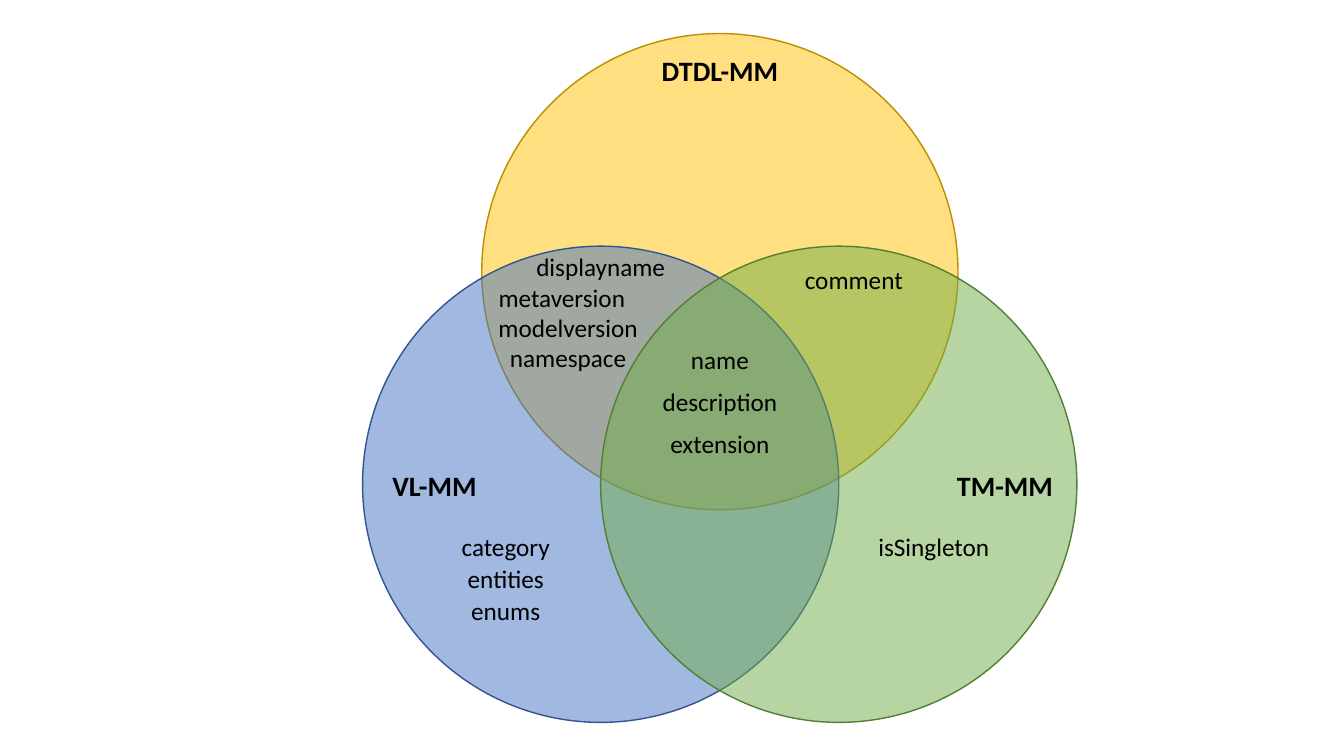
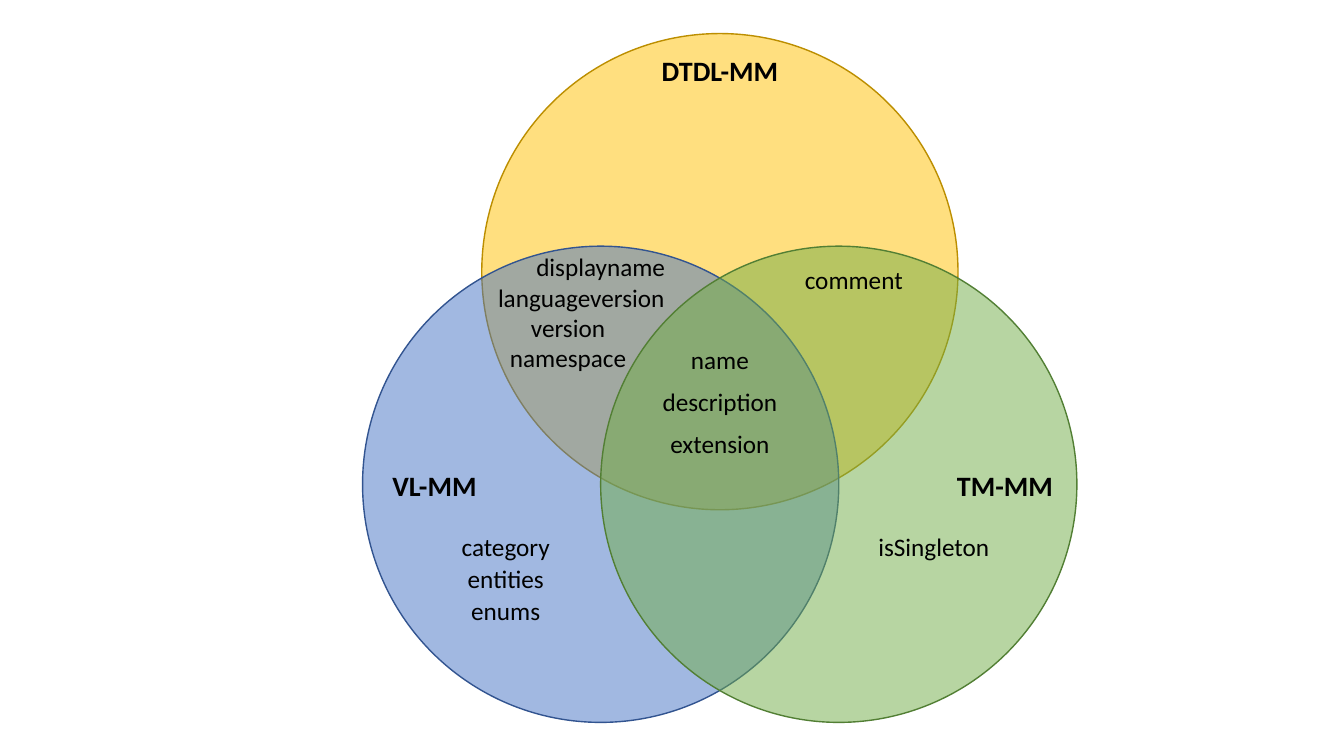
Before and after one commit to derlehner/dt_language_comparison, a slide deck: slide 2 of Figures.pptx. Drawn at 1344x756 pixels with LibreOffice and Linux fonts; fonts in the diff are those of the drawing. Boxes give left, top, right and bottom in pixels: in the first picture for what was removed or moved away, otherwise in the second. Text is boxed around its words. In the diff, an @@ line names an element or a change of style, - is before the commit and + after.

```diff
--- a/Figures.pptx
+++ b/Figures.pptx
@@ text at bbox=[498, 289, 664, 312]: text changed @@
-metaversion
+languageversion
@@ text at bbox=[531, 319, 605, 337]: text changed @@
-modelversion
+version
```
Also in this commit, not shown: 2 other slides changed.
